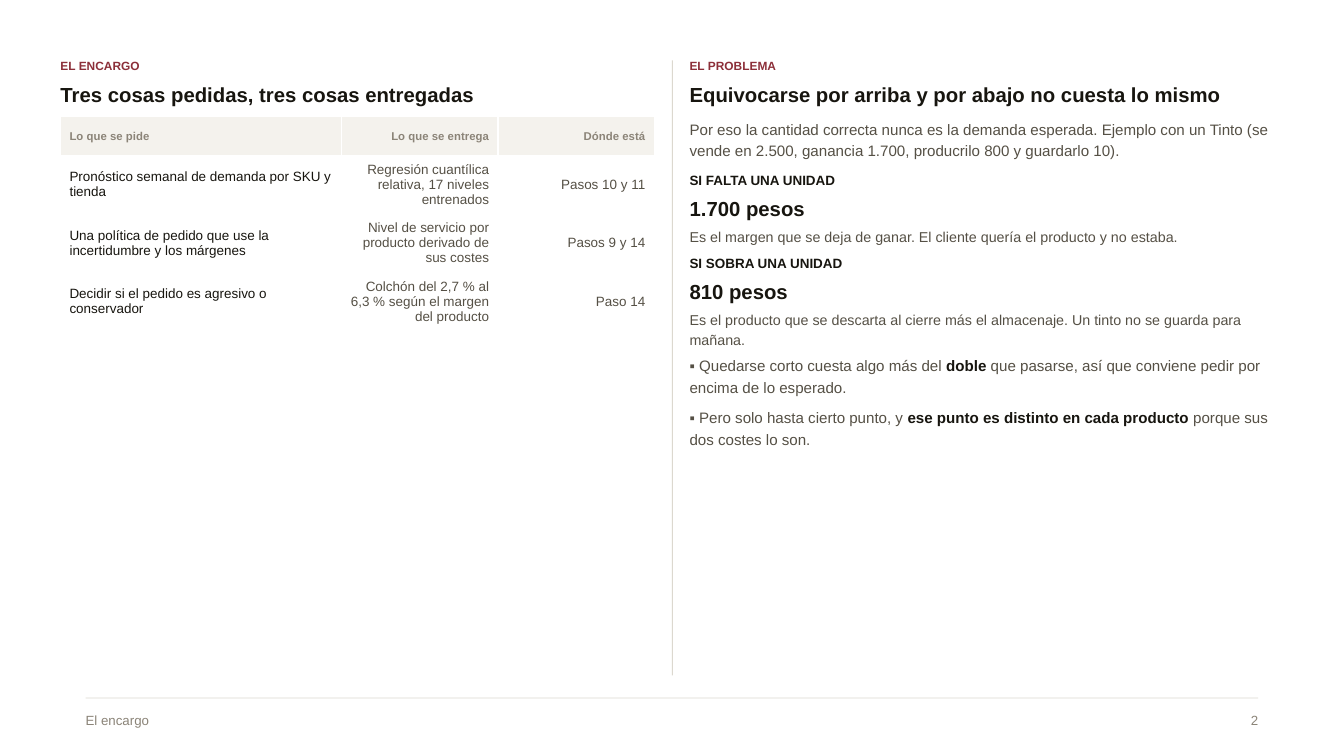
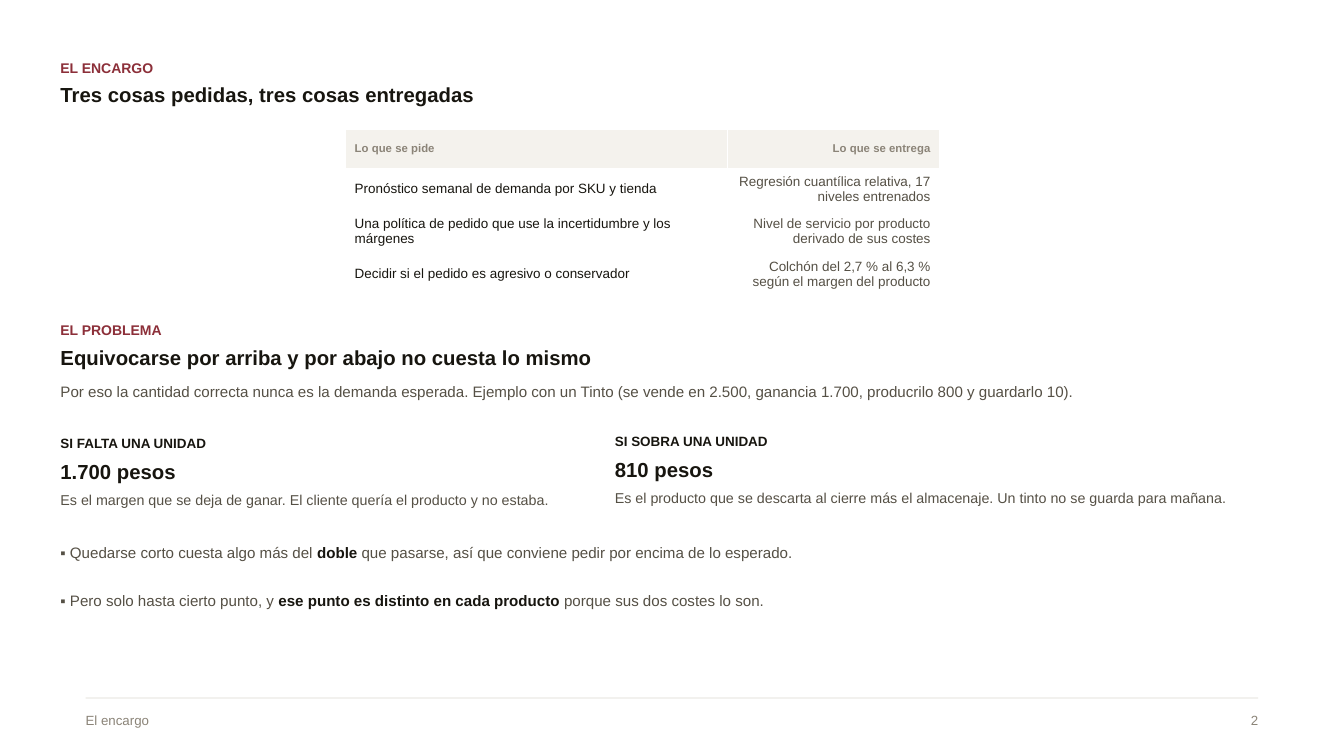
Before and after one commit to Danilo22m/Prueba_Tostao, a slide deck: slide 2 of Presentacion_Caso_A_compacta.pptx. Drawn at 1344x756 pixels with LibreOffice and Linux fonts; fonts in the diff are those of the drawing. Boxes give left, top, right and bottom in pixels: in the first picture for what was removed or moved away, otherwise in the second. Text is boxed around its words. In the diff, an @@ line names an element or a change of style, - is before the commit and + after.

```diff
--- a/Presentacion_Caso_A_compacta.pptx
+++ b/Presentacion_Caso_A_compacta.pptx
@@ text "EL ENCARGO" at (x1=60, y1=63, x2=153, y2=73): size 8.5 to 10 pt @@
@@ rectangle removed at (x1=673, y1=60, x2=674, y2=676) @@
@@ table at (x1=346, y1=130, x2=940, y2=295) @@
-column 3: Dónde está | Pasos 10 y 11 | Pasos 9 y 14 | Paso 14
@@ table resized from (x1=60, y1=117, x2=654, y2=331) to (x1=346, y1=130, x2=940, y2=295) @@
@@ text "EL PROBLEMA" at (x1=60, y1=325, x2=162, y2=335): size 8.5 to 10 pt @@
@@ text "EL PROBLEMA" moved from (x1=690, y1=62, x2=776, y2=70) to (x1=60, y1=325, x2=162, y2=335) @@
@@ text "Equivocarse por arriba y por ..." moved from (x1=690, y1=87, x2=1220, y2=107) to (x1=60, y1=350, x2=591, y2=370) @@
@@ text "Por eso la cantidad correcta ..." rewrapped from (x1=690, y1=124, x2=1268, y2=159) to (x1=60, y1=386, x2=1073, y2=400) @@
@@ text "SI FALTA UNA UNIDAD" moved from (x1=690, y1=175, x2=1178, y2=245) to (x1=60, y1=438, x2=549, y2=508) @@
@@ text "SI SOBRA UNA UNIDAD" rewrapped from (x1=690, y1=258, x2=1242, y2=345) to (x1=615, y1=436, x2=1226, y2=506) @@
@@ text "▪ Quedarse corto cuesta algo ..." rewrapped from (x1=690, y1=360, x2=1260, y2=396) to (x1=70, y1=547, x2=792, y2=561) @@
@@ text "▪ Pero solo hasta cierto ..." rewrapped from (x1=690, y1=412, x2=1268, y2=445) to (x1=70, y1=595, x2=764, y2=609) @@
```
Also in this commit, not shown: 21 other slides changed, 2 slides removed, 1 other file.
